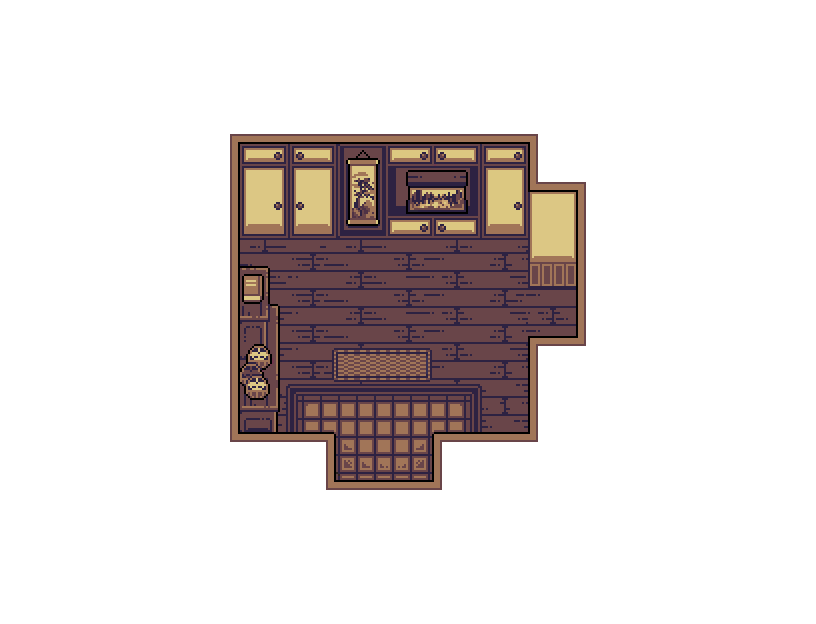
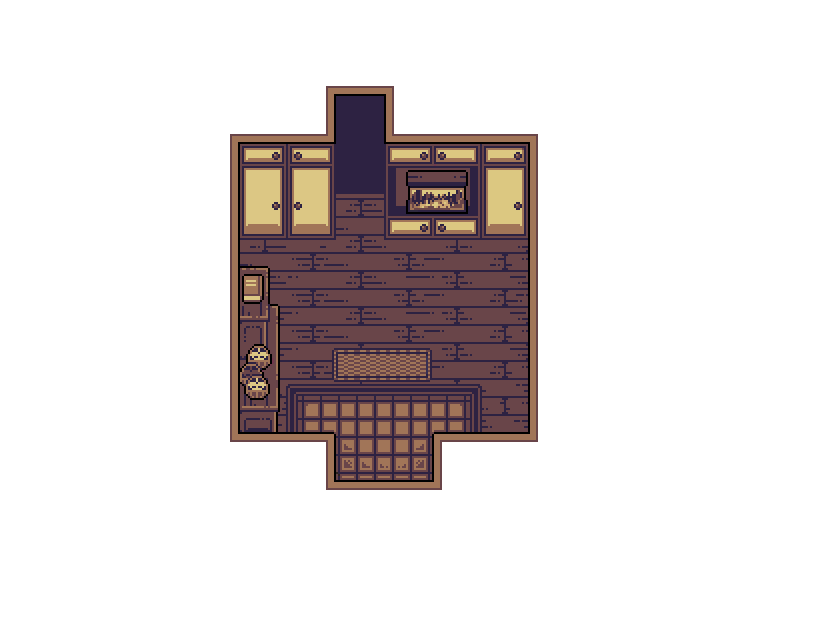
Layer changes from the first 816 x 624 image to the second:
hid "挂画" over 298, 150, 384, 228
added layer "ground2 的複製" in group "背景" over 272, 86, 538, 344
hid "背景" (2nd of 2, in "背景") over 272, 134, 586, 346
